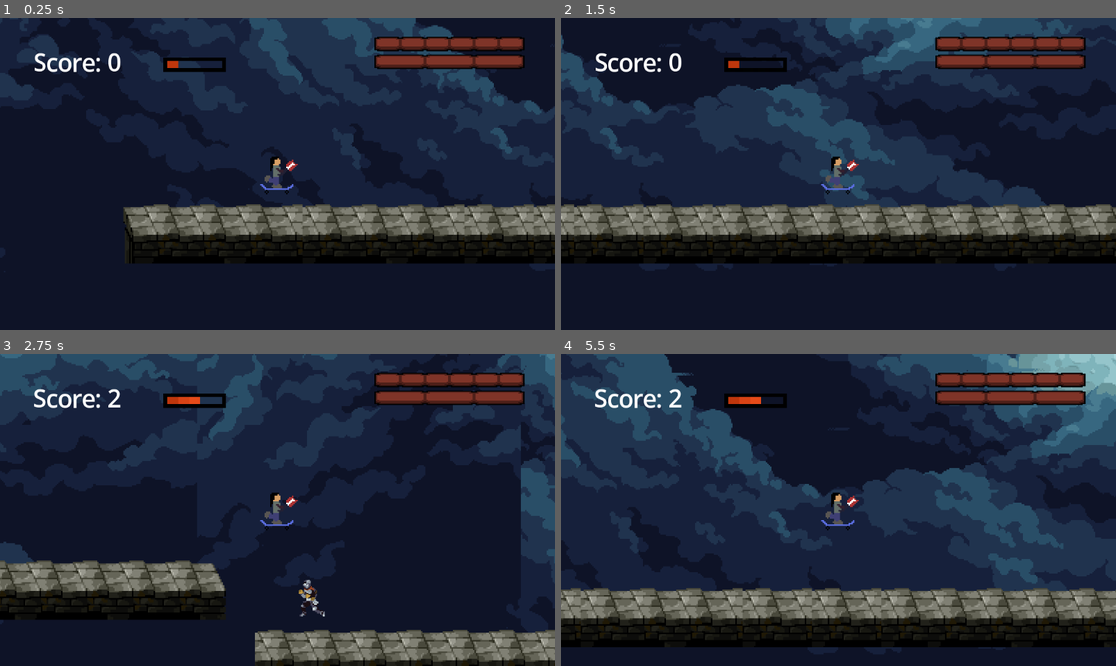
Above: before the commit, frames 1-4 (two rows, left to right).
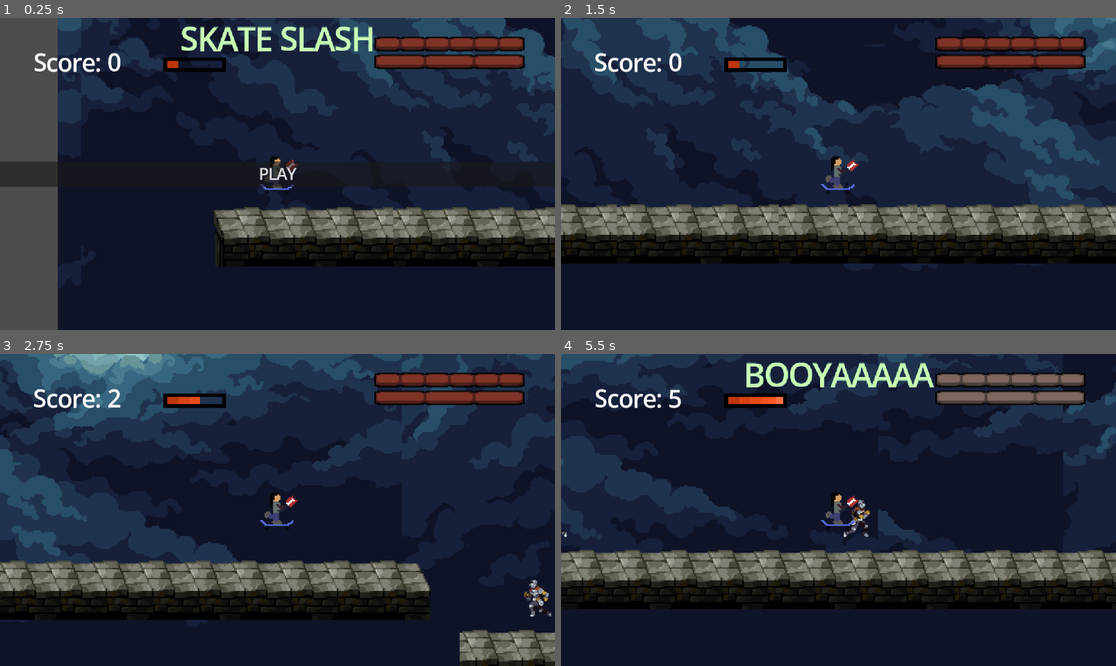
Above: after the commit, the same moments.

Repository: DarkgreenStripes/skateSlash
Game: Godot game, scene res://scenes/main.tscn
Two runs of this game, one before a commit and one after it. Both use one fixed random seed, a clock stepped at 60 frames per second and the inputs below.
Inputs (mouse positions are in pixels of both pictures, inside the frame that each line leads up to):
- Up to frame 1 (0.25 s): no input
- Up to frame 2 (1.5 s): click (838, 174) at 0.5 s, where only the run after the commit has a clickable "PLAY"; tap F (Activate_flow) at 1.35 s
- Up to frame 3 (2.75 s): tap Space (jump) at 1.52, 2.27 s; tap F (Activate_flow) at 2.1 s
- Up to frame 4 (5.5 s): tap F (Activate_flow) every 0.75 s from 2.85 to 5.1 s; tap Space (jump) at 3.77, 4.52, 5.27 s

The runs differ from the first frame. In frame 1, 28% of the frame differs, in the area x 0-100%, y 0-100%; in frame 2, 31%; in frame 3, 33%; in frame 4, 54%, in the area x 0-100%, y 0-94%.

Commit message:
Holy update
- End point
- Basic Start and Game Over HUD

Diff:
--- /dev/null
+++ b/assets/scripts/end_point.gd
@@ -0,0 +1,17 @@
+extends Area2D
+signal end
+
+@onready var player:= get_node("../player")
+
+func _ready() -> void:
+	pass # Replace with function body.
+
+
+# Called every frame. 'delta' is the elapsed time since the previous frame.
+func _process(delta: float) -> void:
+	pass
+
+
+func _on_body_entered(body: Node2D) -> void:
+	if body == player:
+		end.emit()
--- /dev/null
+++ b/assets/scripts/hud.gd
@@ -0,0 +1,24 @@
+extends CanvasLayer
+signal start_game
+
+# Called when the node enters the scene tree for the first time.
+func _ready() -> void:
+	show_message("SKATE SLASH")
+
+# Called every frame. 'delta' is the elapsed time since the previous frame.
+func _process(delta: float) -> void:
+	pass
+
+func show_message(text):
+	$Message.text = text
+	$Message.show()
+
+func game_over_message():
+	$Message.text = "BOOYAAAAA"
+	$Message.show()
+
+func _on_start_button_pressed() -> void:
+	$StartButton.hide()
+	$Message.hide()
+
+	start_game.emit()
--- /dev/null
+++ b/assets/scripts/main.gd
@@ -0,0 +1,30 @@
+extends Node2D
+
+
+# Called when the node enters the scene tree for the first time.
+func _ready() -> void:
+	get_tree().paused = true
+
+# Called every frame. 'delta' is the elapsed time since the previous frame.
+func _process(delta: float) -> void:
+	pass
+
+
+func _on_player_game_over() -> void:
+	$HUD.game_over_message()
+	$player.set_physics_process(false)
+	$player.damage_dealt_p = 0
+	get_tree().call_group("mobs", "set_physics_process", false)
+	get_tree().set_group("mobs", "damage_taken_m", 0)
+
+	await get_tree().create_timer(3.0).timeout
+	get_tree().reload_current_scene()
+
+func _on_end_point_end() -> void:
+	$HUD.show_message("YAYY YOU ARRIVED")
+	$player.set_physics_process(false)
+	await get_tree().create_timer(2.0).timeout
+	get_tree().reload_current_scene()
+
+func _on_hud_start_game() -> void:
+	get_tree().paused = false
--- a/assets/scripts/player.gd
+++ b/assets/scripts/player.gd
@@ -1,6 +1,6 @@
 extends CharacterBody2D
 signal hit
-
+signal game_over
 
 @export var health_p:= 100
 @export var damage_dealt_p:= 10
@@ -32,7 +32,6 @@
 	move_and_slide()
 	on_death()
 
-
 func _on_area_2d_body_entered(body: Node2D) -> void:
 	health_p -= damage_taken_p
 	if health_p <= 0:
@@ -46,4 +45,4 @@
 
 func on_death ():
 	if health_p <= 0 or position.y >= 1000.0:
-		get_tree().reload_current_scene()
+		game_over.emit()
--- a/project.godot
+++ b/project.godot
@@ -14,6 +14,10 @@
 run/main_scene="uid://yojcn65fvg0g"
 config/features=PackedStringArray("4.6", "Forward Plus")
 config/icon="res://icon.svg"
+
+[global_group]
+
+mobs=""
 
 [gui]
 
--- a/scenes/end_point.tscn
+++ b/scenes/end_point.tscn
@@ -1,26 +1,6 @@
 [gd_scene format=3 uid="uid://dtchwrs24g4js"]
 
-[sub_resource type="GDScript" id="GDScript_eoqtk"]
-script/source = "extends Area2D
-signal end
-
-@onready var player:= get_node(\"../player\")
-
-func _ready() -> void:
-	pass # Replace with function body.
-
-
-# Called every frame. 'delta' is the elapsed time since the previous frame.
-func _process(delta: float) -> void:
-	pass
-
-
-func _on_body_entered(body: Node2D) -> void:
-	if body == player:
-		end.emit()
-		get_tree()
-
-"
+[ext_resource type="Script" uid="uid://br8wipau1cpd2" path="res://assets/scripts/end_point.gd" id="1_5pkkc"]
 
 [sub_resource type="RectangleShape2D" id="RectangleShape2D_eoqtk"]
 size = Vector2(120, 20)
@@ -28,7 +8,7 @@
 [node name="end_point" type="Area2D" unique_id=1628276781]
 collision_layer = 16
 collision_mask = 16
-script = SubResource("GDScript_eoqtk")
+script = ExtResource("1_5pkkc")
 
 [node name="CollisionShape2D" type="CollisionShape2D" parent="." unique_id=1963430404]
 rotation = -1.5707964
--- /dev/null
+++ b/scenes/hud.tscn
@@ -0,0 +1,40 @@
+[gd_scene format=3 uid="uid://ciplwlaxkqn56"]
+
+[ext_resource type="Script" uid="uid://dokq3kl014qqy" path="res://assets/scripts/hud.gd" id="1_ahhtf"]
+
+[sub_resource type="LabelSettings" id="LabelSettings_toqtt"]
+font_size = 64
+font_color = Color(0.7882353, 1, 0.7019608, 1)
+outline_size = 3
+outline_color = Color(0.4275448, 0.6784189, 0.64154464, 1)
+
+[node name="HUD" type="CanvasLayer" unique_id=300906107]
+script = ExtResource("1_ahhtf")
+
+[node name="Message" type="Label" parent="." unique_id=1961066356]
+visible = false
+anchors_preset = 10
+anchor_right = 1.0
+offset_bottom = 89.333336
+grow_horizontal = 2
+text = "SKATE SLASH"
+label_settings = SubResource("LabelSettings_toqtt")
+horizontal_alignment = 1
+
+[node name="StartButton" type="Button" parent="." unique_id=137216510]
+anchors_preset = 14
+anchor_top = 0.5
+anchor_right = 1.0
+anchor_bottom = 0.5
+offset_top = -26.5
+offset_bottom = 26.5
+grow_horizontal = 2
+grow_vertical = 2
+theme_override_font_sizes/font_size = 32
+text = "PLAY"
+
+[node name="MessageTimer" type="Timer" parent="." unique_id=1360819520]
+
+[connection signal="mouse_entered" from="StartButton" to="." method="_on_start_button_mouse_entered"]
+[connection signal="pressed" from="StartButton" to="." method="_on_start_button_pressed"]
+[connection signal="timeout" from="MessageTimer" to="." method="_on_message_timer_timeout"]
--- a/scenes/main.tscn
+++ b/scenes/main.tscn
@@ -1,6 +1,7 @@
 [gd_scene format=4 uid="uid://yojcn65fvg0g"]
 
 [ext_resource type="PackedScene" uid="uid://b1b2c0obidwye" path="res://scenes/player.tscn" id="1_o5qli"]
+[ext_resource type="Script" uid="uid://dfttt84l4oud5" path="res://assets/scripts/main.gd" id="1_ya4ey"]
 [ext_resource type="PackedScene" uid="uid://3xqcwba4omj0" path="res://scenes/border.tscn" id="2_0wfyh"]
 [ext_resource type="PackedScene" uid="uid://fmleswp71nhd" path="res://scenes/score.tscn" id="2_tbgi4"]
 [ext_resource type="Texture2D" uid="uid://5t56ypeguo3w" path="res://assets/tilemap/Final/Final/Tiles.png" id="3_sugp2"]
@@ -9,6 +10,8 @@
 [ext_resource type="PackedScene" uid="uid://uxml5hcb8lkd" path="res://scenes/mob.tscn" id="5_o6xl0"]
 [ext_resource type="PackedScene" uid="uid://cmqiafn3m7urw" path="res://scenes/health_bar.tscn" id="8_tipki"]
 [ext_resource type="PackedScene" uid="uid://dtchwrs24g4js" path="res://scenes/end_point.tscn" id="9_85g3d"]
+[ext_resource type="PackedScene" uid="uid://ciplwlaxkqn56" path="res://scenes/hud.tscn" id="10_choun"]
+[ext_resource type="Script" uid="uid://br8wipau1cpd2" path="res://assets/scripts/end_point.gd" id="11_eb6dy"]
 
 [sub_resource type="TileSetAtlasSource" id="TileSetAtlasSource_jyhfs"]
 texture = ExtResource("3_sugp2")
@@ -466,6 +469,7 @@
 sources/0 = SubResource("TileSetAtlasSource_tbgi4")
 
 [node name="main" type="Node2D" unique_id=46714321]
+script = ExtResource("1_ya4ey")
 
 [node name="player" parent="." unique_id=1527458513 instance=ExtResource("1_o5qli")]
 z_index = 3
@@ -503,11 +507,19 @@
 tile_map_data = PackedByteArray("AAAYAPf/AAAAAAAAAAAZAPn/AAAAAAAAAAAWAPr/AAAAAAAAAAAVAPr/AAAAAAAAAAAdAPv/AAAAAAAAAAAiAP …(816 unchanged characters)…
 tile_set = SubResource("TileSet_tefeu")
 
-[node name="mob" parent="." unique_id=1621973403 instance=ExtResource("5_o6xl0")]
+[node name="mob" parent="." unique_id=1621973403 groups=["mobs"] instance=ExtResource("5_o6xl0")]
 position = Vector2(776, 18)
 
-[node name="mob2" parent="." unique_id=1261841168 instance=ExtResource("5_o6xl0")]
+[node name="mob2" parent="." unique_id=1261841168 groups=["mobs"] instance=ExtResource("5_o6xl0")]
 position = Vector2(1221, 22)
 
 [node name="end_point" parent="." unique_id=1628276781 instance=ExtResource("9_85g3d")]
 position = Vector2(2376, 64)
+script = ExtResource("11_eb6dy")
+
+[node name="HUD" parent="." unique_id=300906107 instance=ExtResource("10_choun")]
+process_mode = 3
+
+[connection signal="game_over" from="player" to="." method="_on_player_game_over"]
+[connection signal="end" from="end_point" to="." method="_on_end_point_end"]
+[connection signal="start_game" from="HUD" to="." method="_on_hud_start_game"]
Not shown, added: assets/scripts/end_point.gd.uid
Not shown, added: assets/scripts/hud.gd.uid
Not shown, added: assets/scripts/main.gd.uid
